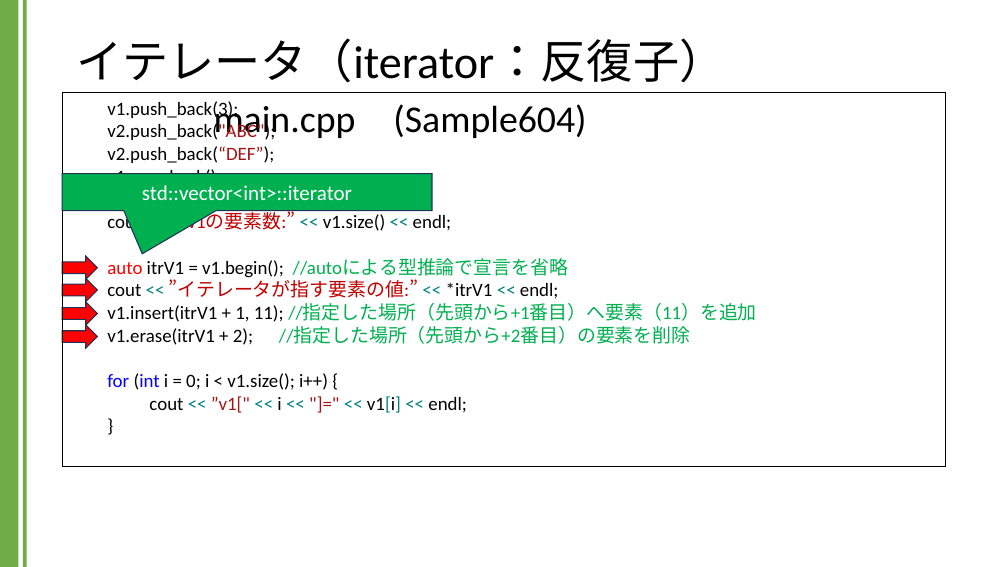
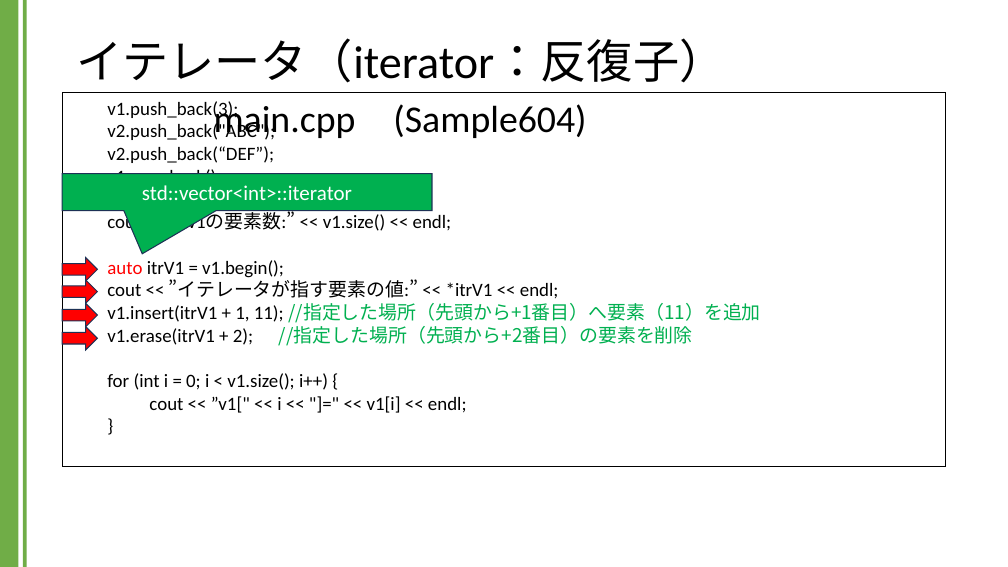
Before and after one commit to kic-murata/cpp2024, a slide deck: slide 24 of 授業資料/講義資料：Vectorクラス.pptx (slide 21 before the commit). Drawn at 1008x567 pixels with LibreOffice and Linux fonts; fonts in the diff are those of the drawing. Boxes give left, top, right and bottom in pixels: in the first picture for what was removed or moved away, otherwise in the second. Text is boxed around its words. In the diff, an @@ line names an element or a change of style, - is before the commit and + after.

```diff
--- a/授業資料/講義資料：Vectorクラス.pptx
+++ b/授業資料/講義資料：Vectorクラス.pptx
@@ text in rectangle at box(107, 122, 761, 413): text colour #A31515 to #000000 in "v2.push_back("ABC");", "v2.push_back(“DEF”);", "”v1[" "]=""; text colour #008080 to #000000 in "<< << <<", "<< << <<", "<< << << << v1[i] <<"; text colour #C00000 to #000000 in "”v1の要素数:”", "”イテレータが指す要素の値:”"; font Calibri to Noto Sans CJK JP in "//指定した場所（先頭から+1番目）へ要素（11）を追加 //指定した場所（先頭から+2番目）の要素を削除"; text colour #0000FF to #000000 in "for (int" @@
@@ text in rectangle at box(107, 260, 284, 278): text changed; text colour #00B050 to #000000 @@
-auto itrV1 = v1.begin(); //autoによる型推論で宣言を省略
+auto itrV1 = v1.begin();
```
Also in this commit, not shown: 6 other slides changed, 1 slide added.
